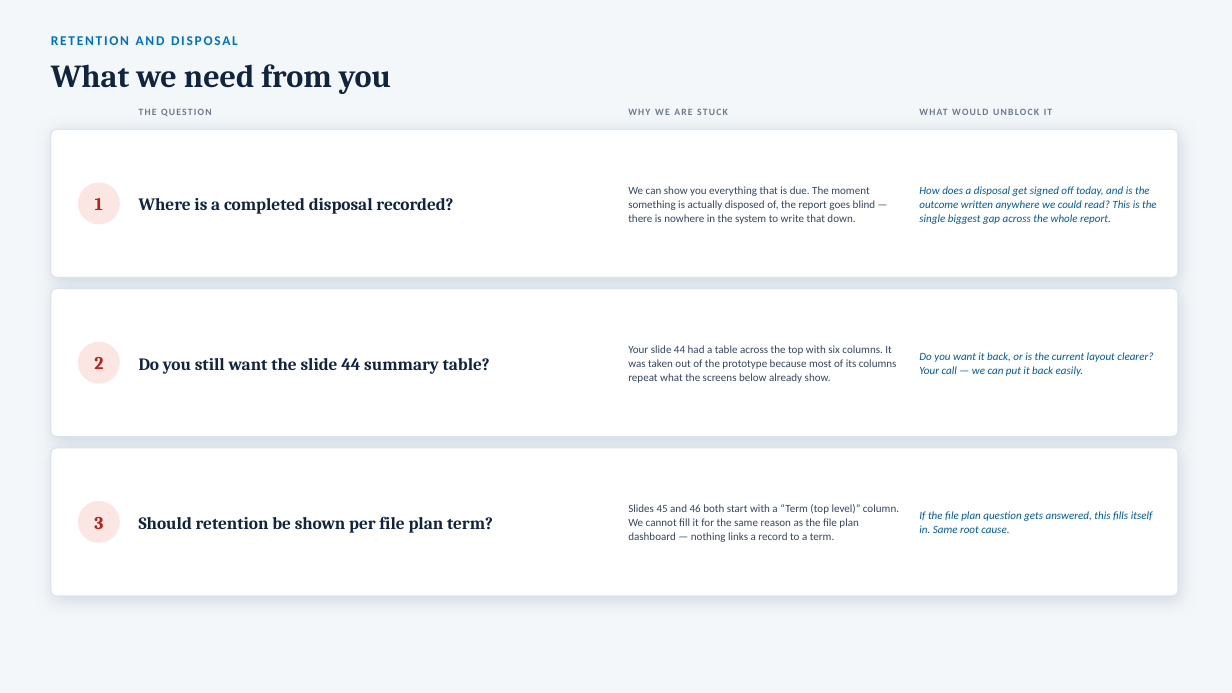
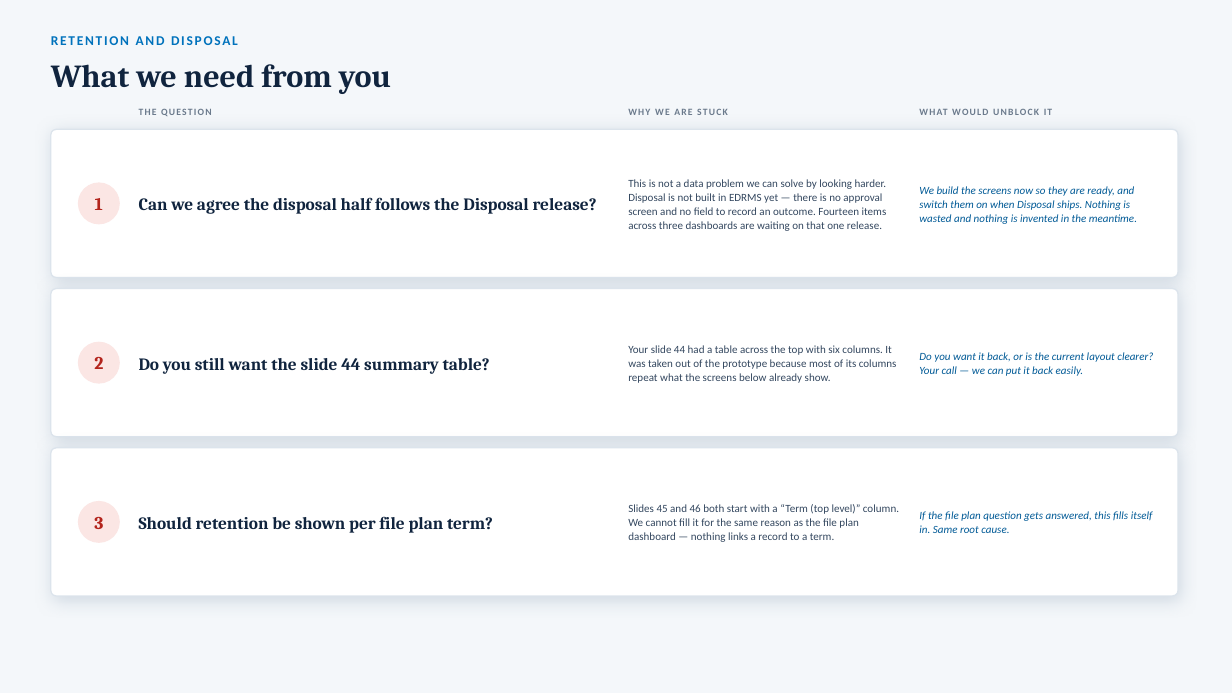
Before and after one commit to perezfiles01-droid/Jim, a slide deck: slide 48 of EDRMS_Client_Workshop_2026-08-22.pptx (slide 46 before the commit). Drawn at 1232x693 pixels with LibreOffice and Linux fonts; fonts in the diff are those of the drawing. Boxes give left, top, right and bottom in pixels: in the first picture for what was removed or moved away, otherwise in the second. Text is boxed around its words. In the diff, an @@ line names an element or a change of style, - is before the commit and + after.

```diff
--- a/EDRMS_Client_Workshop_2026-08-22.pptx
+++ b/EDRMS_Client_Workshop_2026-08-22.pptx
@@ text at [628,179,887,231]: text changed @@
-We can show you everything that is due. The moment something is actually disposed of, the report goes blind — there is nowhere in the system to write that down.
+This is not a data problem we can solve by looking harder. Disposal is not built in EDRMS yet — there is no approval screen and no field to record an outcome. Fourteen items across three dashboards are waiting on that one release.
@@ text at [139,197,597,214]: text changed @@
-Where is a completed disposal recorded?
+Can we agree the disposal half follows the Disposal release?
@@ text at [919,186,1137,224]: text changed @@
-How does a disposal get signed off today, and is the outcome written anywhere we could read? This is the single biggest gap across the whole report.
+We build the screens now so they are ready, and switch them on when Disposal ships. Nothing is wasted and nothing is invented in the meantime.
```
Also in this commit, not shown: 16 other slides changed, 4 slides added, 2 other files.
